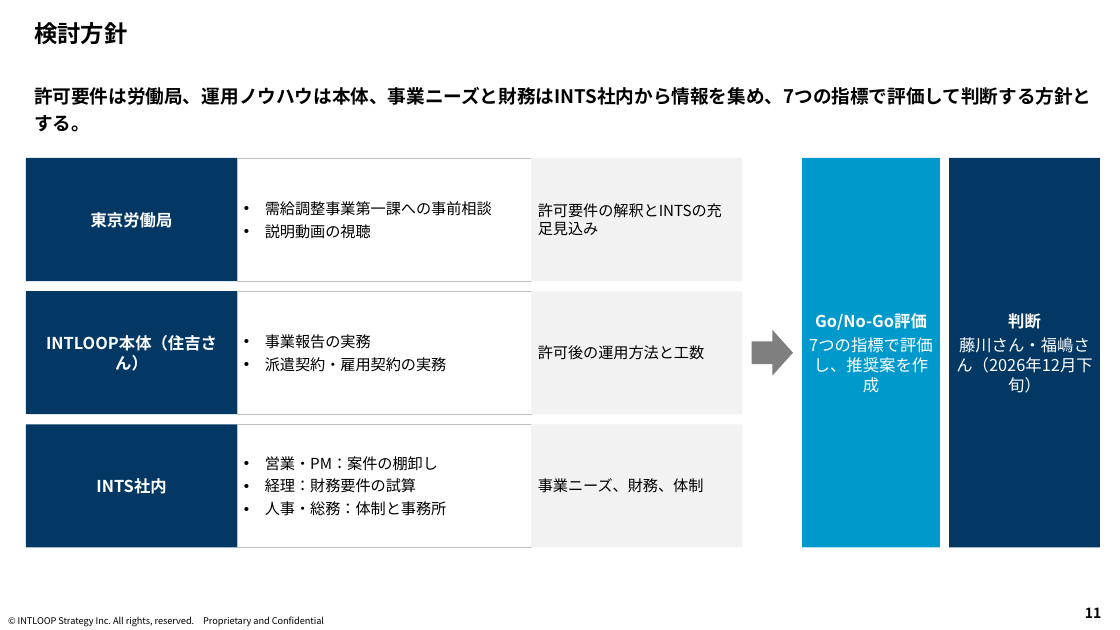
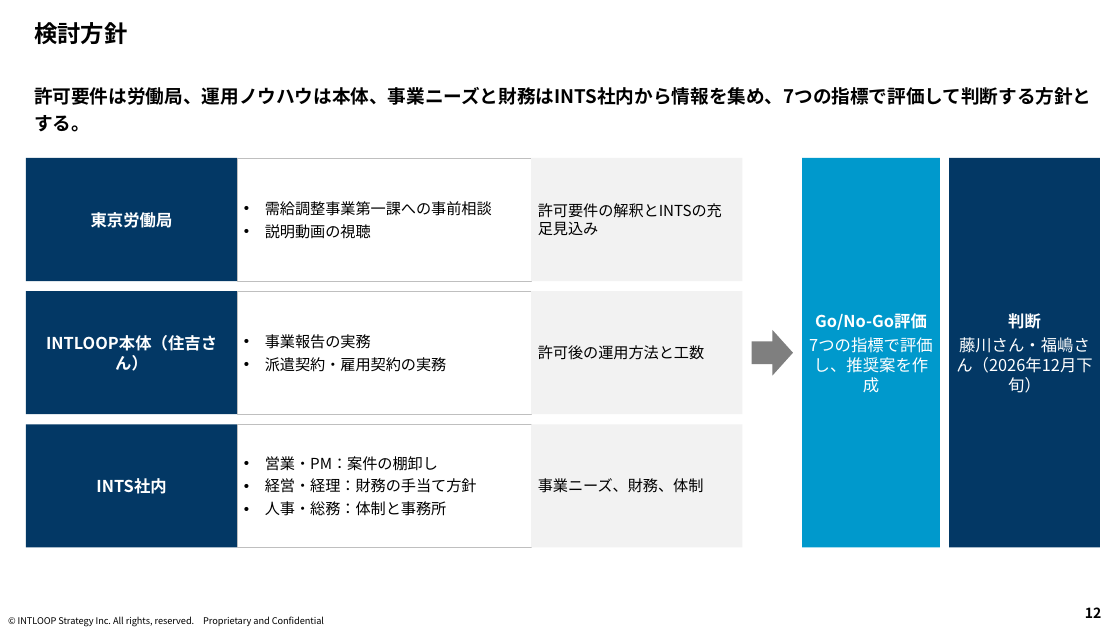
Before and after one commit to mkomko2011/For-AI, a slide deck: slide 12 of INTS_派遣業許可検討/INTS_派遣業許可検討_報告資料.pptx (slide 11 before the commit). Drawn at 1120x630 pixels with LibreOffice and Linux fonts; fonts in the diff are those of the drawing; background and template pictures are left out. Boxes give left, top, right and bottom in pixels: in the first picture for what was removed or moved away, otherwise in the second. Text is boxed around its words. In the diff, an @@ line names an element or a change of style, - is before the commit and + after.

```diff
--- a/INTS_派遣業許可検討/INTS_派遣業許可検討_報告資料.pptx
+++ b/INTS_派遣業許可検討/INTS_派遣業許可検討_報告資料.pptx
@@ text in rectangle at [265,478,477,493]: text changed @@
-• 経理：財務要件の試算
+• 経営・経理：財務の手当て方針
@@ page number at [1085,607,1101,618]: text changed @@
-11
+12
```
Also in this commit, not shown: 13 other slides changed, 1 slide added, 1 other file.
